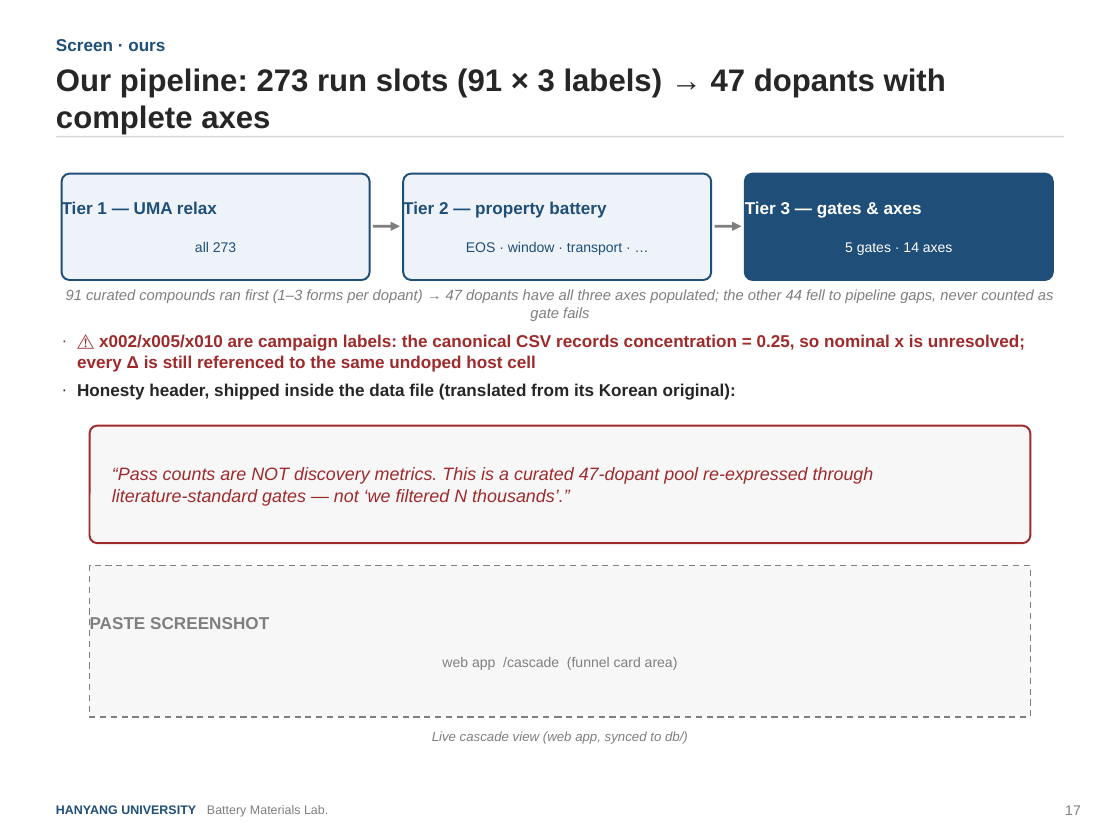
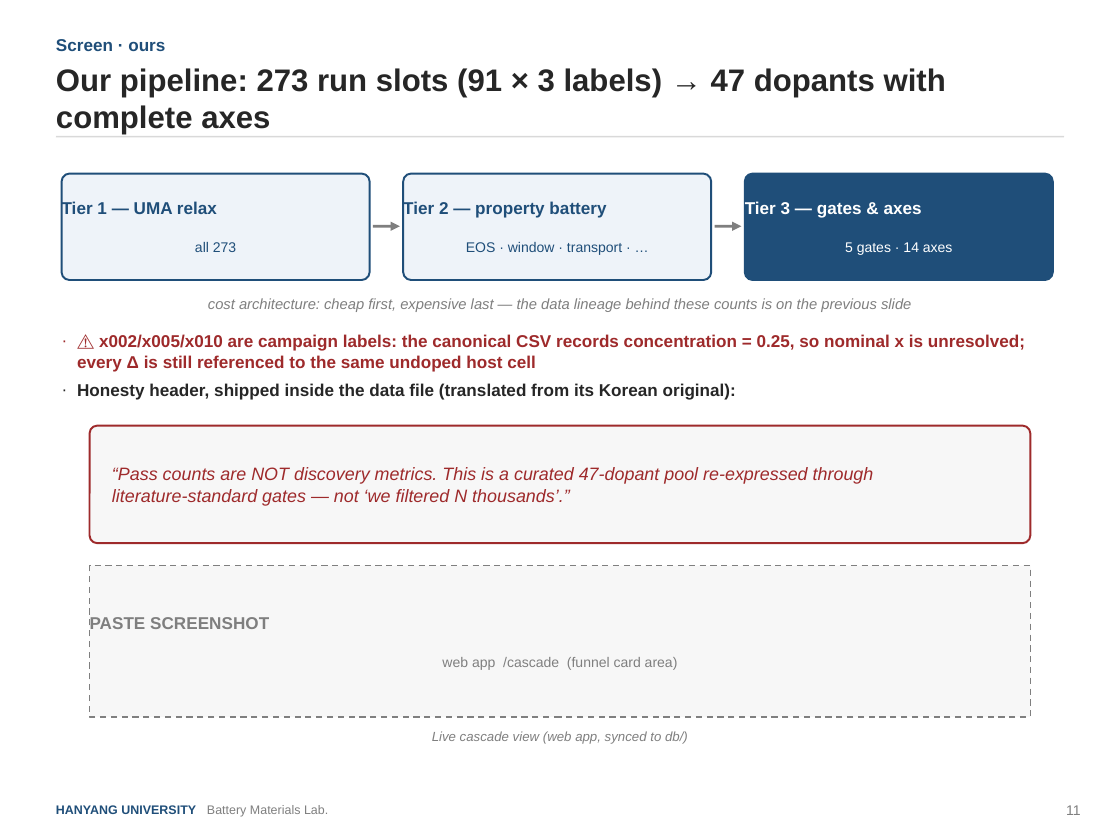
Before and after one commit to yonghoon7153-source/Yonghoon-DEM-DFT, a slide deck: slide 11 of kb/seminars/Research_Seminar_2026_08_final.pptx (slide 17 before the commit). Drawn at 1120x840 pixels with LibreOffice and Linux fonts; fonts in the diff are those of the drawing. Boxes give left, top, right and bottom in pixels: in the first picture for what was removed or moved away, otherwise in the second. Text is boxed around its words. In the diff, an @@ line names an element or a change of style, - is before the commit and + after.

```diff
--- a/kb/seminars/Research_Seminar_2026_08_final.pptx
+++ b/kb/seminars/Research_Seminar_2026_08_final.pptx
@@ text at <box>208,298,911,312</box>: text changed @@
-91 curated compounds ran first (1–3 forms per dopant) → 47 dopants have all three axes populated; the other 44 fell to pipeline gaps, never counted as gate fails
+cost architecture: cheap first, expensive last — the data lineage behind these counts is on the previous slide
@@ text at <box>1066,805,1081,815</box>: text changed @@
-17
+11
```
Also in this commit, not shown: 34 other slides changed, 1 slide added, 11 slides removed, 4 other files.
